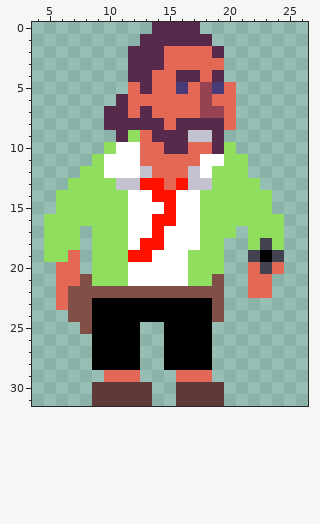
Pixel-art sprite -- Game/Pixel art/Player/player.png. Above, as it was before the edit.
The file is 32x32 pixels. Shown: x 4..26, y 0..31.
Once edited:
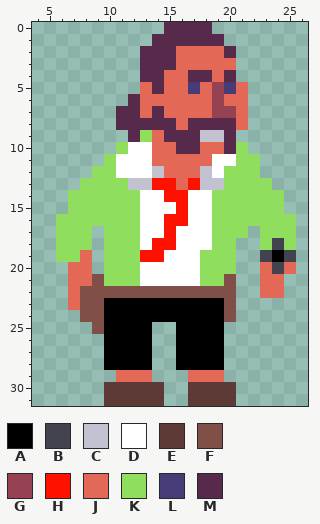
Palette (. is transparent): A #000000  B #43434f  C #c2c2d1  D #ffffff  E #5d3a35  F #804f48  G #964253  H #ff1100  J #e36956  K #8fde5d  L #473b78  M #57294b
Diff:
y 0: x 14 M -> .; x 18 . -> M
y 1: x 13 M -> .; x 19 . -> M
y 2: x 12 M -> .; x 15 J -> M; x 19..20 M. -> JM
y 3: x 12 M -> .; x 15 J -> M; x 20 . -> J
y 4: x 12 M -> .; x 14 J -> M; x 16 M -> J; x 18..20 JM. -> MJM
y 5: x 12..14 JMJ -> .JM; x 16..21 LJGLJ. -> JLJGLJ
y 6: x 11..12 MJ -> .M; x 18..19 GJ -> JG; x 21 . -> J
y 7: x 10 M -> .; x 12..14 JMJ -> MJM; x 18 G -> J; x 20..21 J. -> GJ
y 8: x 10 M -> .; x 15..16 JM -> MJ; x 20..21 J. -> MJ
y 9: x 11..14 MKJM -> .MKJ; x 17 C -> M; x 19..20 M. -> CM
y 10: x 10..11 KD -> .K; x 13 J -> D; x 15 M -> J; x 17 J -> M; x 19..21 MK. -> JMK
y 11: x 9..10 KD -> .K; x 13 J -> D; x 18 D -> J; x 20 K -> D; x 22 . -> K
y 12: x 8 K -> .; x 10 D -> K; x 13..14 CJ -> DC; x 17..19 CDK -> JCD; x 22 . -> K
y 13: x 7 K -> .; x 11 C -> K; x 13 H -> C; x 15..17 JHC -> HJH; x 19 K -> C; x 23 . -> K
y 14: x 6 K -> .; x 12 D -> K; x 14 H -> D; x 16 D -> H; x 18 K -> D; x 24 . -> K
y 15: x 6 K -> .; x 12 D -> K; x 15..16 HD -> DH; x 18 K -> D; x 24 . -> K
y 16: x 5 K -> .; x 12 D -> K; x 14 H -> D; x 16 D -> H; x 18 K -> D; x 25 . -> K
y 17: x 5 K -> .; x 8..9 .K -> K.; x 12 D -> K; x 14..15 HD -> DH; x 18 K -> D; x 21..22 .K -> K.; x 25 . -> K
y 18: x 5 K -> .; x 8..9 .K -> K.; x 12..13 DH -> KD; x 15 D -> H; x 18 K -> D; x 20 . -> K; x 22..25 KBK. -> .KBK
y 19: x 5 K -> .; x 7..9 J.K -> KJ.; x 12 H -> K; x 14 D -> H; x 17 K -> D; x 20 . -> K; x 22..25 BAB. -> .BAB
y 20: x 6 J -> .; x 8..9 .K -> J.; x 12 D -> K; x 17 K -> D; x 20 . -> K; x 22..25 JBJ. -> .JBJ
y 21: x 6 J -> .; x 8..9 FK -> JF; x 12 D -> K; x 17 K -> D; x 19..20 F. -> KF; x 22 J -> .; x 24 . -> J
y 22: x 6..7 JF -> .J; x 20 . -> F; x 22 J -> .; x 24 . -> J
y 23: x 6..7 JF -> .J; x 9 A -> F; x 19..20 F. -> AF
y 24: x 7 F -> .; x 9 A -> F; x 19..20 F. -> AF
y 25: x 8..9 FA -> .F; x 13 . -> A; x 15 A -> .; x 19 . -> A
y 26..28: x 9 A -> .; x 13 . -> A; x 15 A -> .; x 19 . -> A
y 29: x 10 J -> .; x 13 . -> J; x 16 J -> .; x 19 . -> J
y 30..31: x 9 E -> .; x 14 . -> E; x 16 E -> .; x 20 . -> E
Pixel boxes of the changes (left, top, right, bottom) in both pictures:
changed: (44, 22, 296, 406)
